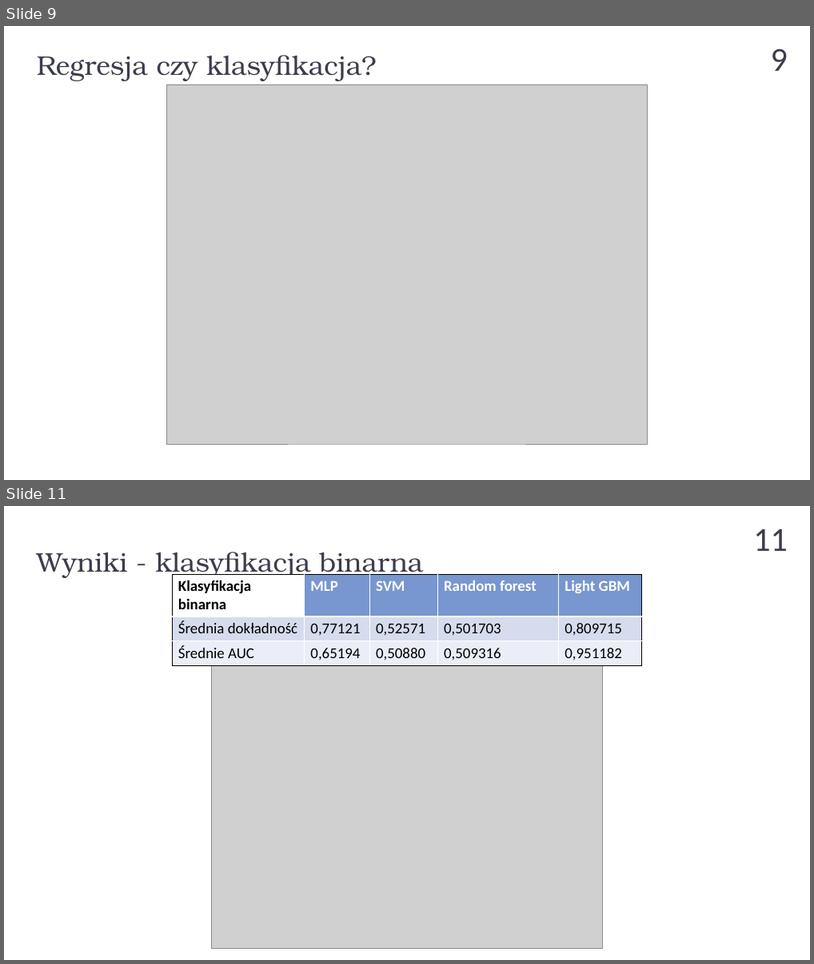
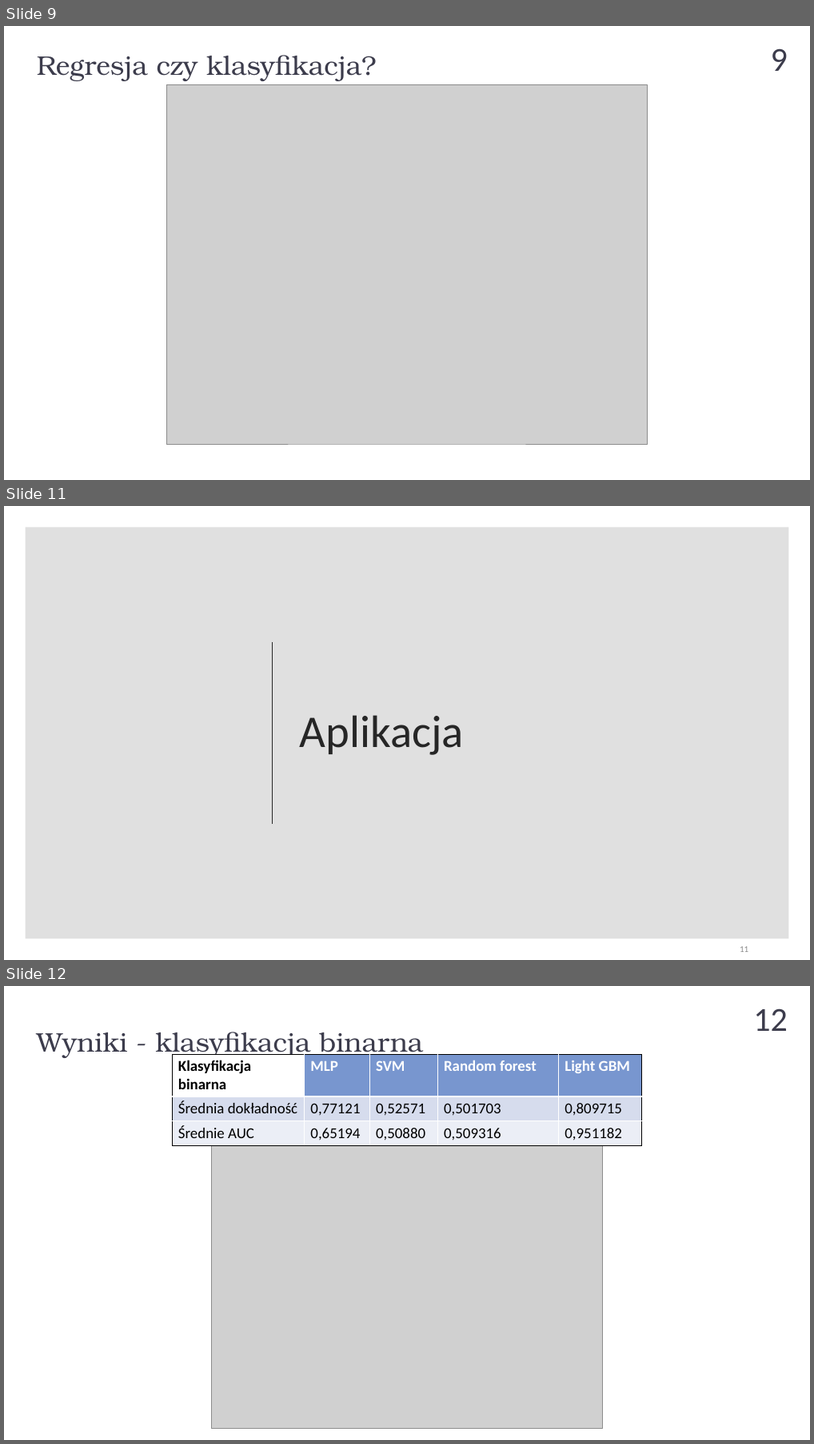
Before and after one commit to nikowis/ai-broker, a slide deck: docs/prezentacja-obrona.pptx. Shown one above the other, each under a label of ours: slides 9 and 11 before the commit, slides 9, 11 and 12 after it; the slides between them are not shown. The pictures are 814x964 and 814x1444 pixels, drawn with LibreOffice and Linux fonts; fonts in the diff are those of the drawing; grey boxes stand for pictures. Boxes give left, top, right and bottom in pixels: in the first picture for what was removed or moved away, otherwise in the second. Text is boxed around its words. In the diff, an @@ line names an element or a change of style, - is before the commit and + after.

```diff
--- a/docs/prezentacja-obrona.pptx
+++ b/docs/prezentacja-obrona.pptx
@@ slide 11 added at (x1=4, y1=506, x2=810, y2=960), background #FFFFFF @@
@@ rectangle added at (x1=25, y1=527, x2=790, y2=939), fill #000000 at 12% opacity @@
@@ line added from (273, 642) to (273, 824), #262626 1.5 pt @@
@@ text added at (x1=300, y1=715, x2=464, y2=755), 54 pt, text #262626 @@
+Aplikacja
@@ page number added at (x1=740, y1=946, x2=749, y2=952), 10.5 pt, text #8C8C8C @@
+11
@@ what was slide 11 is now slide 12 @@
@@ page number at (x1=754, y1=1008, x2=788, y2=1031): text changed @@
-11
+12
```
Also in this commit, not shown: 4 slides changed, 2 other slides added.
